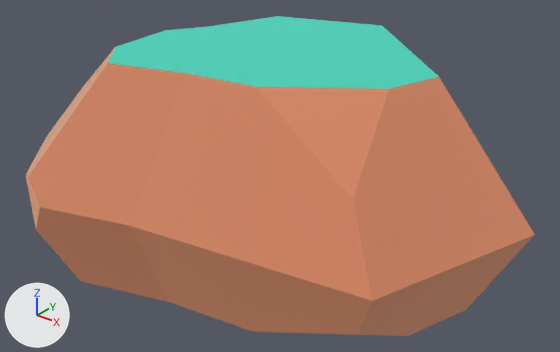
The glTF model island-race/import/kenney-nature-kit/rock_largeF.glb, before and after one commit.
Rendered twice from a 50 mm lens placed at (0.959, -1.211, 0.885), pointed at (0.006, -0.021, 0.147). The lights are fixed; the arrows at lower left show +X, +Y and +Z. The first picture is the older version. Where no turn or scale is listed for an object, it has been applied to the vertices. Vertices at exactly the same position are counted once.

Objects in the first picture: 'rock_largeF'.
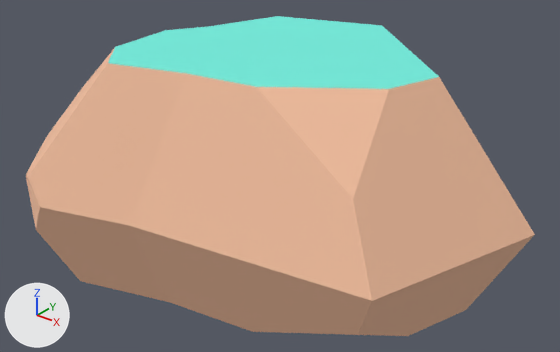
Diff of the bpy script that builds the scene:
```diff
--- a/island-race/import/kenney-nature-kit/rock_largeF.glb.py
+++ b/island-race/import/kenney-nature-kit/rock_largeF.glb.py
@@ img_image_0 @@
+img_image_0 = load_image('Image_0', '_unpacked/Image_0', 16, 16, 'sRGB')
@@ mat_palette @@
+mat_palette = principled_material('palette')
+mat_palette.texture = img_image_0
+mat_palette.roughness = 1.0
@@ me_mesh_rock_largef @@
 me_mesh_rock_largef.from_pydata(...)  # 35 vertices, 73 faces; spans x -0.548..0.548, y -0.449..0.449, z 0.0..0.479
 # used by ob_rock_largef; location = (0.0, 0.0, -0.05)
-me_mesh_rock_largef.materials.append(mat_defaultmat)  # white #ffffff
+# me_mesh_rock_largef part 1: all 58 faces that had it switch from mat_dirt (beige #f2be9e) to mat_palette (picture img_image_0)
+# me_mesh_rock_largef part 2: all 8 faces that had it switch from mat_grass (cyan #73eddd) to mat_palette (picture img_image_0)
+# me_mesh_rock_largef part 3: texture (UV) coordinates of 73 of 73 faces, centred in x -0.473..0.459, y -0.426..0.375, z 0.0..0.479, changed; they spanned u -17.25..18.9, v -14.9..17.45 and now span u 0.25..0.75, v 0.25..0.75
@@ ob_tmpparent @@
-ob_tmpparent = bpy.data.objects.new('tmpParent', None)
-ob_tmpparent.location = (0.0, 0.0, 0.0)
```

Where the change shows, as pixel boxes (x1, y1, x2, y2) in the pictures (560 x 352 px):
'rock_largeF', recoloured, surface changed: (26, 16, 535, 336) in both
part 1 of me_mesh_rock_largef, recoloured: (26, 48, 535, 336) in both
part 2 of me_mesh_rock_largef, recoloured: (108, 16, 439, 89) in both
part 3 of me_mesh_rock_largef, surface changed (orange to beige): (26, 16, 535, 336) in both
